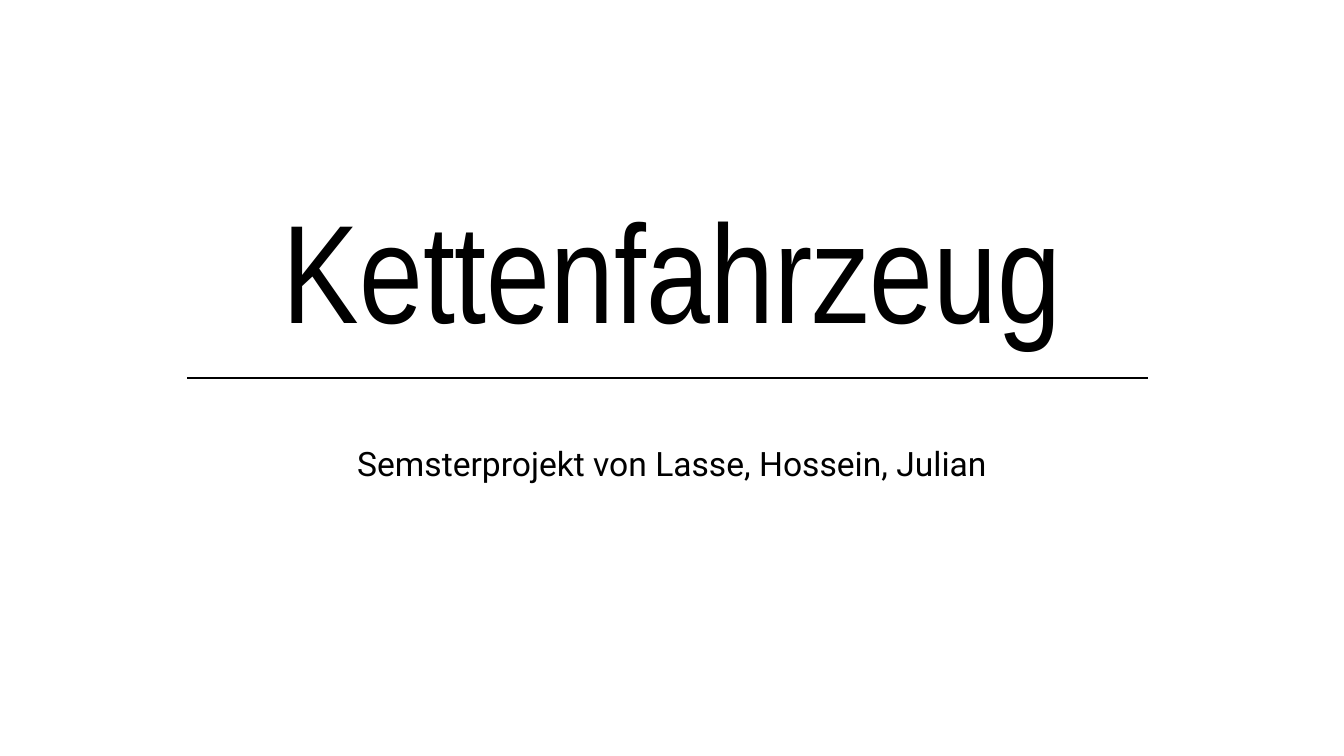
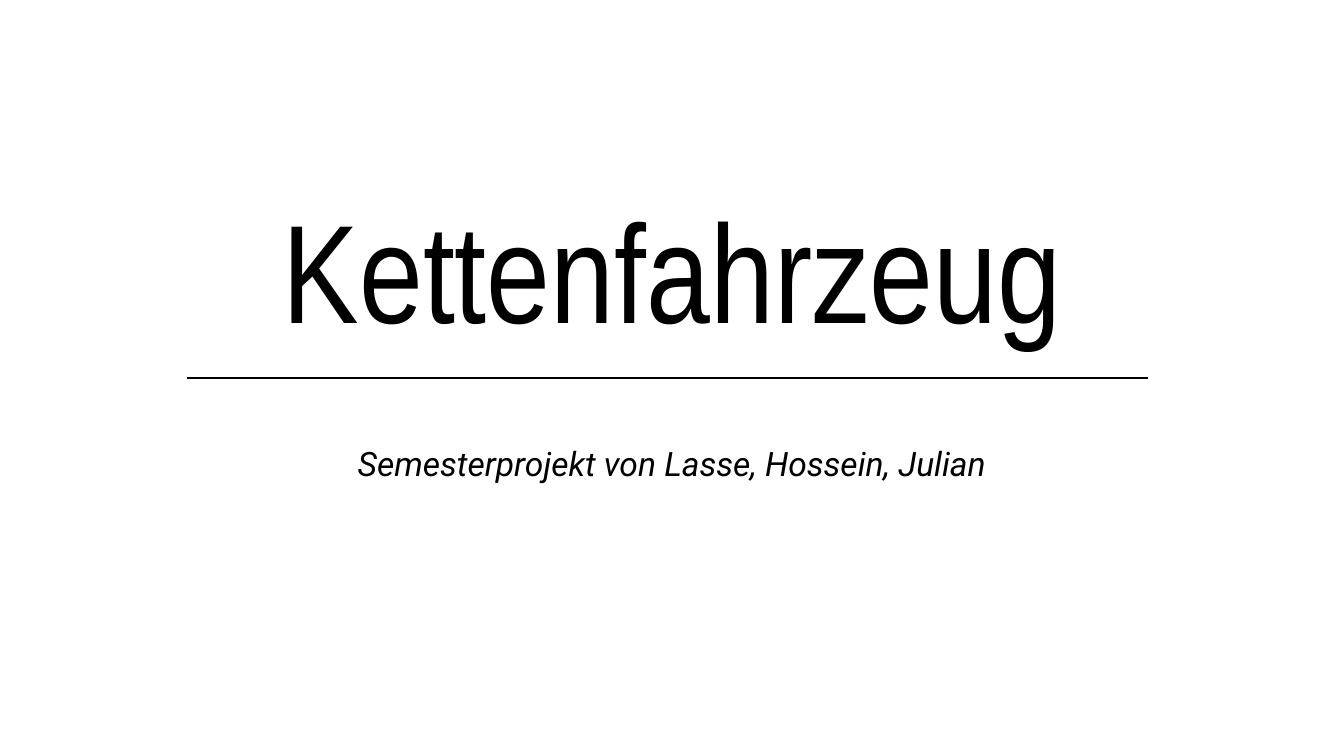
Before and after one commit to lsswchmnn/tank, a slide deck: slide 1 of Präsentation/Kettenfahrzeug.pptx. Drawn at 1344x756 pixels with LibreOffice and Linux fonts; fonts in the diff are those of the drawing. Boxes give left, top, right and bottom in pixels: in the first picture for what was removed or moved away, otherwise in the second. Text is boxed around its words. In the diff, an @@ line names an element or a change of style, - is before the commit and + after.

```diff
--- a/Präsentation/Kettenfahrzeug.pptx
+++ b/Präsentation/Kettenfahrzeug.pptx
@@ subtitle at (x1=358, y1=450, x2=985, y2=484): text changed; italic on @@
-Semsterprojekt von Lasse, Hossein, Julian
+Semesterprojekt von Lasse, Hossein, Julian
```
Also in this commit, not shown: 2 other slides changed, 1 slide added.
